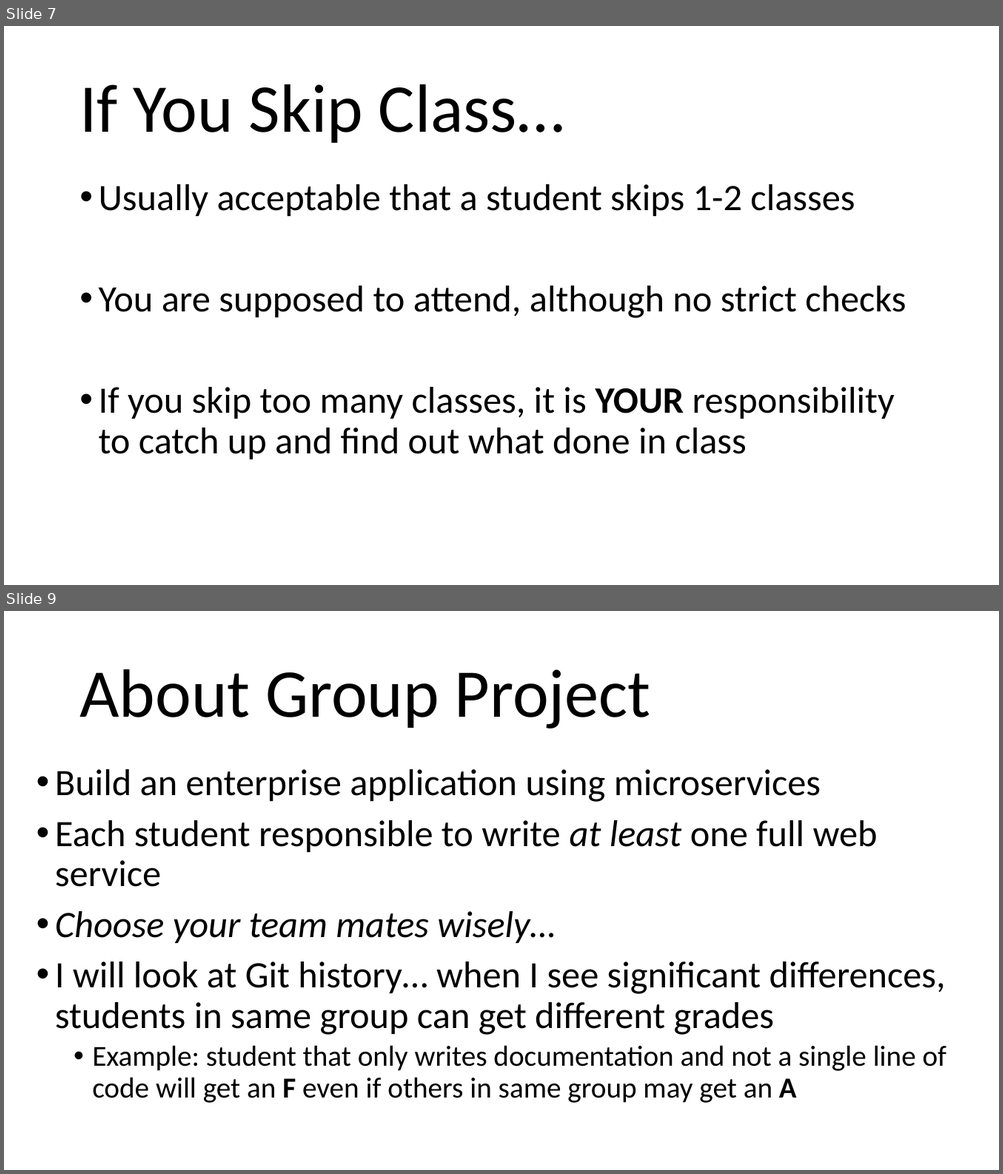
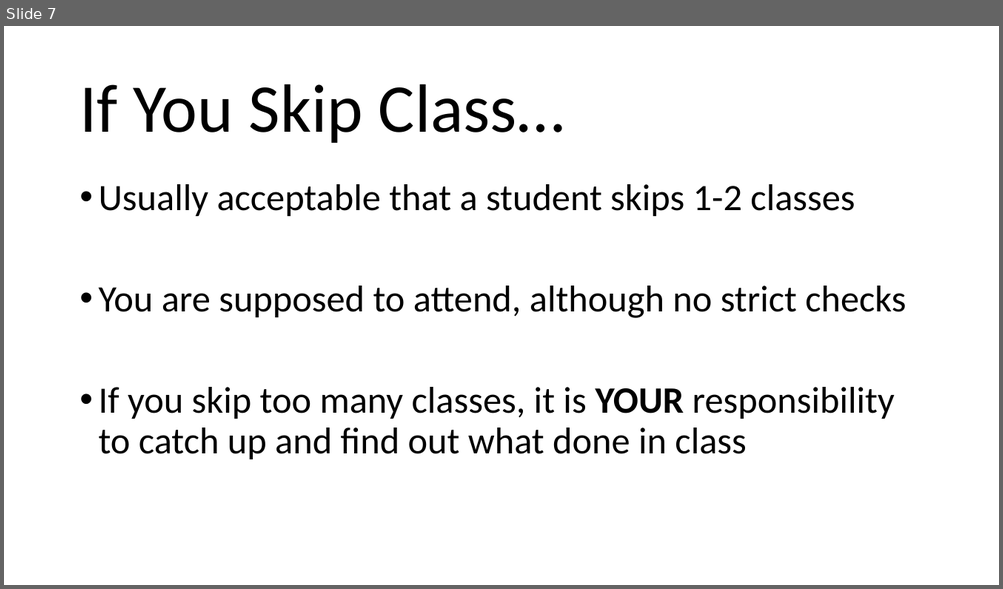
Before and after one commit to arcuri82/testing_security_development_enterprise_systems, a slide deck: doc/advanced/slides/lesson_01.pptx. Shown one above the other, each under a label of ours: slides 7 and 9 before the commit, slide 7 after it; the slides between them are not shown. The pictures are 1003x1174 and 1003x589 pixels, drawn with LibreOffice and Linux fonts; fonts in the diff are those of the drawing. Boxes give left, top, right and bottom in pixels: in the first picture for what was removed or moved away, otherwise in the second. Text is boxed around its words. In the diff, an @@ line names an element or a change of style, - is before the commit and + after.

```diff
--- a/doc/advanced/slides/lesson_01.pptx
+++ b/doc/advanced/slides/lesson_01.pptx
@@ slide 9 removed at [4, 611, 999, 1170], background #FFFFFF @@
@@ title removed at [79, 669, 651, 729] @@
-About Group Project
@@ text removed at [55, 769, 947, 1103] @@
-• Build an enterprise application using microservices
-• Each student responsible to write at least one full web service
-• Choose your team mates wisely…
-• I will look at Git history… when I see significant differences, students in same group can get different grades
-  • Example: student that only writes documentation and not a single line of code will get an F even if others in same group may get an A
```
Also in this commit, not shown: 6 slides changed, 6 slides added, 1 other slide removed, 6 other files.
